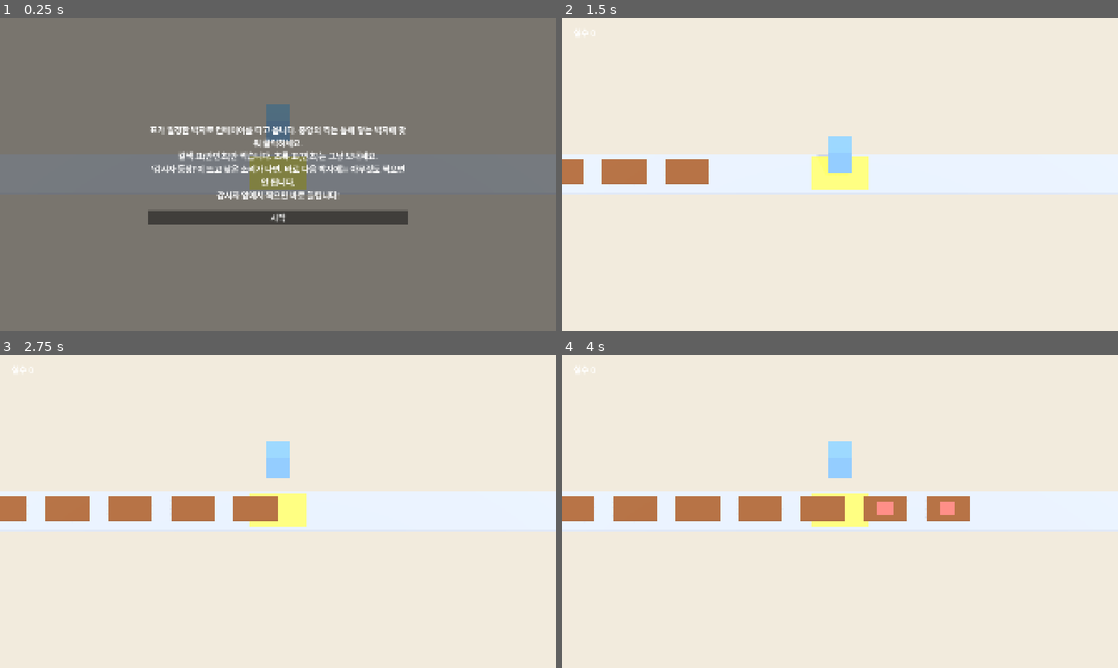
Above: before the commit, frames 1-4 (two rows, left to right).
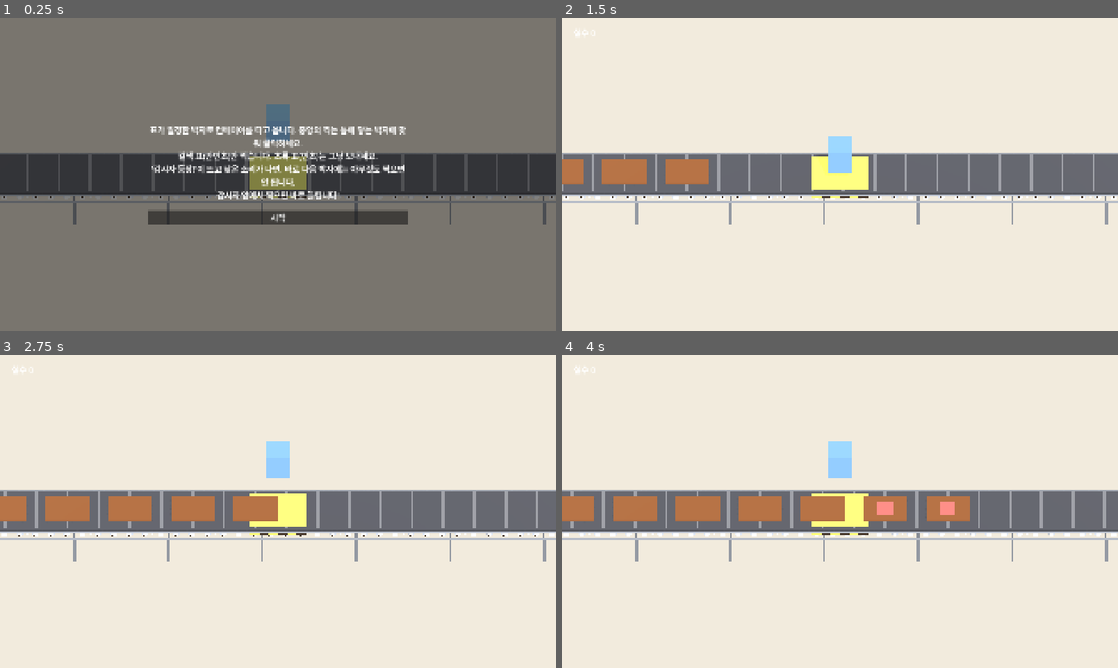
Above: after the commit, the same moments.

Repository: hahaha13791/mincho-game
Game: Godot game, scene res://minigames/piano_ballot/piano_ballot.tscn
Two runs of this game, one before a commit and one after it. Both use one fixed random seed, a clock stepped at 60 frames per second and the inputs below. This scene is started directly instead of the project's main scene.
Inputs (mouse positions are in pixels of both pictures, inside the frame that each line leads up to):
- Up to frame 1 (0.25 s): no input
- Up to frame 2 (1.5 s): click "시작" at 0.5 s; tap Enter at 1.25 s; move the mouse to (962, 158) at 1.27 s; click (962, 158) at 1.42 s
- Up to frame 3 (2.75 s): move the mouse to (166, 527) at 2.02 s; click (166, 527) at 2.17 s
- Up to frame 4 (4 s): move the mouse to (895, 442) at 2.77 s; click (895, 442) at 2.92 s; move the mouse to (812, 574) at 3.52 s; click (812, 574) at 3.67 s

The runs differ from the first frame. In frame 1, 13% of the frame differs, in the area x 0-100%, y 43-66%; in frame 2, 12%; in frame 3, 12%; in frame 4, 10%.

Commit message:
feat(piano_ballot): 회색 판 대신 롤러·프레임·다리가 있는 컨베이어
- props/conveyor: 벨트, 흐르는 줄무늬, 회전하는 롤러(축 덮개·표시점), 위아래 프레임, 다리, 찍는 자리 경고 줄무늬
- 로직은 scroll(이동거리)만 호출해 표와 같은 속도로 움직임
- palette에 belt 추가

Co-Authored-By: Claude Opus 5.5 <noreply@anthropic.com>
Claude-Session: https://claude.ai/code/session_01Vwi6rniWjHWN2EhyiYoRbx

Diff:
--- a/common/style/palette.gd
+++ b/common/style/palette.gd
@@ -12,6 +12,7 @@
 @export var cardboard: Color = Color("d4b98c") # 상자. 반민초 갈색과 헷갈리지 않게 밝게
 @export var suit: Color = Color("4a4d55") # 감시자 정장. 정당색을 피해 무채색
 @export var sunglasses: Color = Color("1c1c1f")
+@export var belt: Color = Color("3a3b40") # 컨베이어 고무 벨트
 @export var accent: Color = Color("f2b84b")
 @export var danger: Color = Color("d9534f")
 @export var ballot_box: Color = Color("5b7fa6")
--- a/minigames/piano_ballot/piano_ballot.gd
+++ b/minigames/piano_ballot/piano_ballot.gd
@@ -7,6 +7,7 @@
 const PALETTE: Palette = preload("res://common/style/palette.tres")
 const CONFIG: PianoConfig = preload("res://minigames/piano_ballot/piano_config.tres")
 const WATCHER: PackedScene = preload("res://common/watcher.tscn")
+const CONVEYOR: PackedScene = preload("res://minigames/piano_ballot/props/conveyor.tscn")
 const SPACING: float = 2.0 # 박자당 표 사이 거리
 const STAMPER_REST_Y: float = 2.5
 const STAMPER_PRESS_Y: float = 0.5
@@ -27,6 +28,7 @@
 var _sfx: AudioStreamPlayer
 var _stamper: MeshInstance3D
 var _watcher: Watcher
+var _conveyor: Conveyor
 var _stamp_tween: Tween
 
 @onready var _camera: Camera3D = $Camera3D
@@ -70,6 +72,7 @@
 		_tick(k - CONFIG.count_in)
 	for i in _ballots.size():
 		_ballots[i].position.x = (_t - _first - i * _beat_dur) / _beat_dur * SPACING
+	_conveyor.scroll(_t / _beat_dur * SPACING) # 표와 같은 속도
 	var idx: int = roundi((_t - _first) / _beat_dur)
 	_watcher.set_present(idx >= 0 and idx < _beats.size() and _beats[idx]["watcher"])
 	_warn.visible = _t < _warn_until
@@ -192,9 +195,8 @@
 	we.environment = env
 	add_child(we)
 
-	var belt: MeshInstance3D = _box(Vector3(22.0, 0.1, 1.6), PALETTE.iron)
-	belt.position.y = 0.0
-	add_child(belt)
+	_conveyor = CONVEYOR.instantiate()
+	add_child(_conveyor)
 
 	# 찍는 지점 표시 틀
 	var frame: MeshInstance3D = _box(Vector3(1.8, 0.02, 1.4), PALETTE.accent)
--- /dev/null
+++ b/minigames/piano_ballot/props/conveyor.gd
@@ -0,0 +1,103 @@
+class_name Conveyor
+extends Node3D
+## 피아노표 컨베이어 겉모습. 로직은 scroll()만 쓴다. 벨트 윗면 높이 = 0.05, +x 방향으로 흐른다.
+## 반복 부품(줄무늬·롤러·다리)이 많아 씬 대신 코드로 배치한다. 색은 팔레트에서만 가져온다.
+
+const PALETTE: Palette = preload("res://common/style/palette.tres")
+const LENGTH: float = 22.0
+const WIDTH: float = 1.6
+const STRIPE_GAP: float = 1.0
+const ROLLER_GAP: float = 0.5
+const ROLLER_R: float = 0.1
+const ROLLER_Y: float = -0.13 # 롤러 윗면이 벨트 밑면(-0.03)에 닿는다
+const LEG_GAP: float = 3.0
+const MARK_HALF: float = 0.9 # 찍는 자리(x=0) 경고 줄무늬 반폭
+
+var _stripes: Array[Node3D] = []
+var _rollers: Array[Node3D] = []
+
+
+func _ready() -> void:
+	var front: float = WIDTH / 2.0
+	_add(Vector3(LENGTH, 0.08, WIDTH), Vector3(0, 0.01, 0), PALETTE.belt)
+	for i in int(LENGTH / STRIPE_GAP):
+		_stripes.append(_add(Vector3(0.08, 0.006, WIDTH * 0.96), Vector3.ZERO, PALETTE.belt.lightened(0.18)))
+
+	var x: float = -LENGTH / 2.0 + ROLLER_GAP / 2.0
+	while x < LENGTH / 2.0:
+		var pivot: Node3D = Node3D.new()
+		pivot.position = Vector3(x, ROLLER_Y, 0)
+		add_child(pivot)
+		var roller: MeshInstance3D = _mesh(_cylinder(ROLLER_R, WIDTH + 0.1), PALETTE.iron)
+		roller.rotation.x = PI / 2.0 # 축을 z 방향으로
+		pivot.add_child(roller)
+		var cap: MeshInstance3D = _mesh(_cylinder(ROLLER_R * 0.8, 0.02), PALETTE.iron.lightened(0.35))
+		cap.rotation.x = PI / 2.0
+		cap.position.z = front + 0.06
+		pivot.add_child(cap)
+		var dot: MeshInstance3D = _mesh(_cube(Vector3(0.035, 0.035, 0.02)), PALETTE.burnt) # 돌아가는 게 보이게
+		dot.position = Vector3(0, ROLLER_R * 0.5, front + 0.075)
+		pivot.add_child(dot)
+		_rollers.append(pivot)
+		x += ROLLER_GAP
+
+	# 옆 프레임: 롤러 축 덮개 위아래 띠(앞뒤 양쪽). 그 사이로 롤러가 보인다
+	for side in [1.0, -1.0]:
+		var z: float = side * (front + 0.1)
+		_add(Vector3(LENGTH, 0.06, 0.04), Vector3(0, 0.0, z), PALETTE.iron.darkened(0.2))
+		_add(Vector3(LENGTH, 0.06, 0.04), Vector3(0, ROLLER_Y - ROLLER_R - 0.06, z), PALETTE.iron.darkened(0.2))
+	for i in int(LENGTH / 2.0): # 볼트
+		_add(Vector3(0.05, 0.05, 0.02), Vector3(-LENGTH / 2.0 + 1.0 + i * 2.0, 0.0, front + 0.13), PALETTE.iron.lightened(0.3))
+
+	var lx: float = -LENGTH / 2.0 + LEG_GAP / 2.0
+	while lx < LENGTH / 2.0:
+		for side in [1.0, -1.0]:
+			_add(Vector3(0.08, 1.0, 0.08), Vector3(lx, ROLLER_Y - ROLLER_R - 0.6, side * (front + 0.1)), PALETTE.iron.darkened(0.35))
+		_add(Vector3(0.06, 0.06, WIDTH + 0.2), Vector3(lx, -0.95, 0), PALETTE.iron.darkened(0.35))
+		lx += LEG_GAP
+
+	# 찍는 자리 표시: 앞쪽 윗 띠에 노랑·검정 경고 줄무늬
+	var n: int = 6
+	for i in n:
+		var w: float = MARK_HALF * 2.0 / n
+		var c: Color = PALETTE.accent if i % 2 == 0 else PALETTE.burnt
+		_add(Vector3(w, 0.07, 0.02), Vector3(-MARK_HALF + w * (i + 0.5), 0.0, front + 0.125), c)
+	scroll(0.0)
+
+
+## offset = 지금까지 벨트가 흘러간 거리(표와 같은 값)
+func scroll(offset: float) -> void:
+	for i in _stripes.size():
+		_stripes[i].position = Vector3(fposmod(i * STRIPE_GAP + offset, LENGTH) - LENGTH / 2.0, 0.053, 0)
+	for r in _rollers:
+		r.rotation.z = -offset / ROLLER_R # 윗면이 +x로 움직이는 방향
+
+
+func _add(size: Vector3, pos: Vector3, color: Color) -> MeshInstance3D:
+	var m: MeshInstance3D = _mesh(_cube(size), color)
+	m.position = pos
+	add_child(m)
+	return m
+
+
+func _mesh(mesh: Mesh, color: Color) -> MeshInstance3D:
+	var m: MeshInstance3D = MeshInstance3D.new()
+	m.mesh = mesh
+	var mat: StandardMaterial3D = StandardMaterial3D.new()
+	mat.albedo_color = color
+	m.material_override = mat
+	return m
+
+
+func _cube(size: Vector3) -> BoxMesh:
+	var b: BoxMesh = BoxMesh.new()
+	b.size = size
+	return b
+
+
+func _cylinder(r: float, h: float) -> CylinderMesh:
+	var c: CylinderMesh = CylinderMesh.new()
+	c.top_radius = r
+	c.bottom_radius = r
+	c.height = h
+	return c
--- /dev/null
+++ b/minigames/piano_ballot/props/conveyor.tscn
@@ -0,0 +1,6 @@
+[gd_scene load_steps=2 format=3]
+
+[ext_resource type="Script" path="res://minigames/piano_ballot/props/conveyor.gd" id="1"]
+
+[node name="Conveyor" type="Node3D"]
+script = ExtResource("1")
Not shown, added: minigames/piano_ballot/props/conveyor.gd.uid
